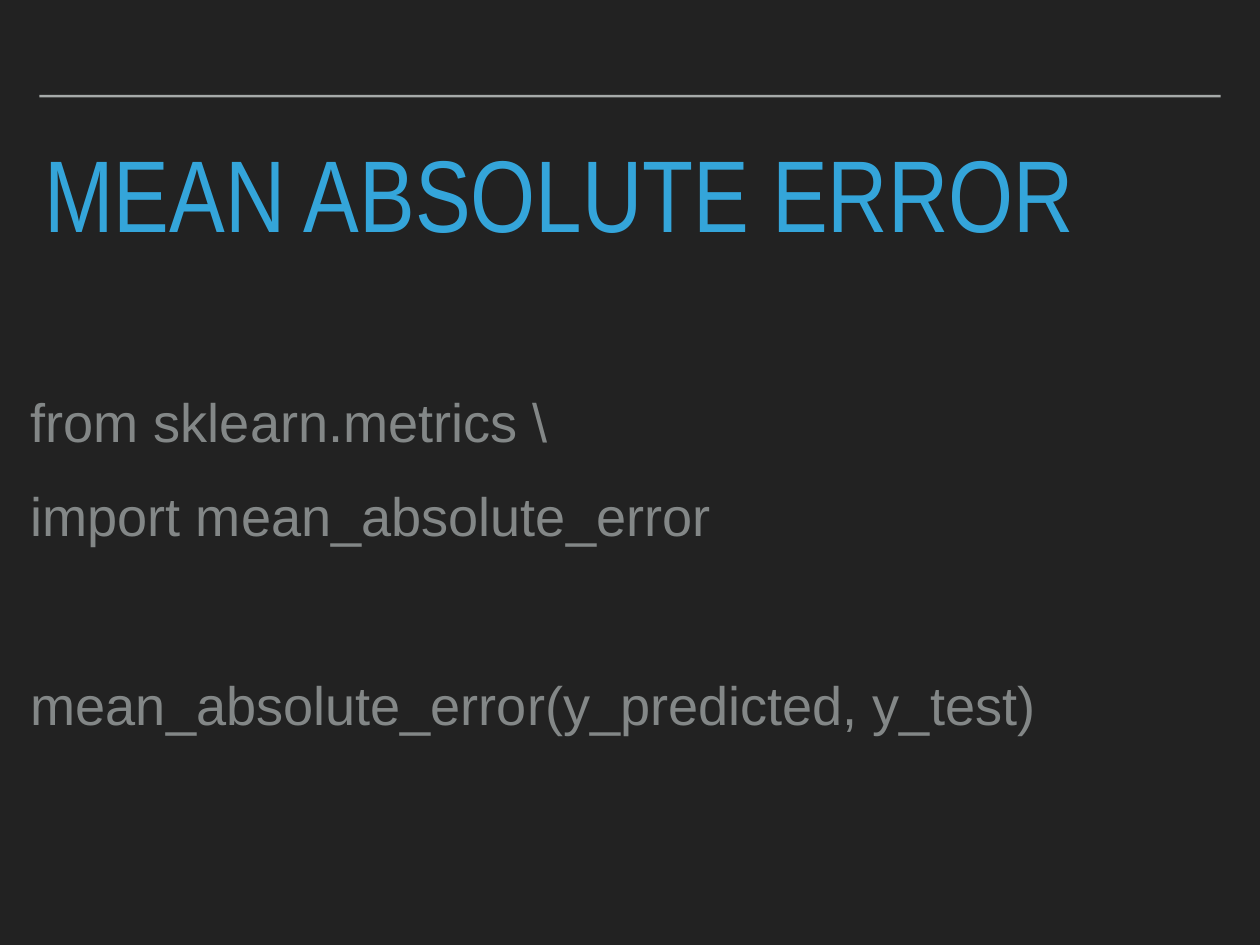
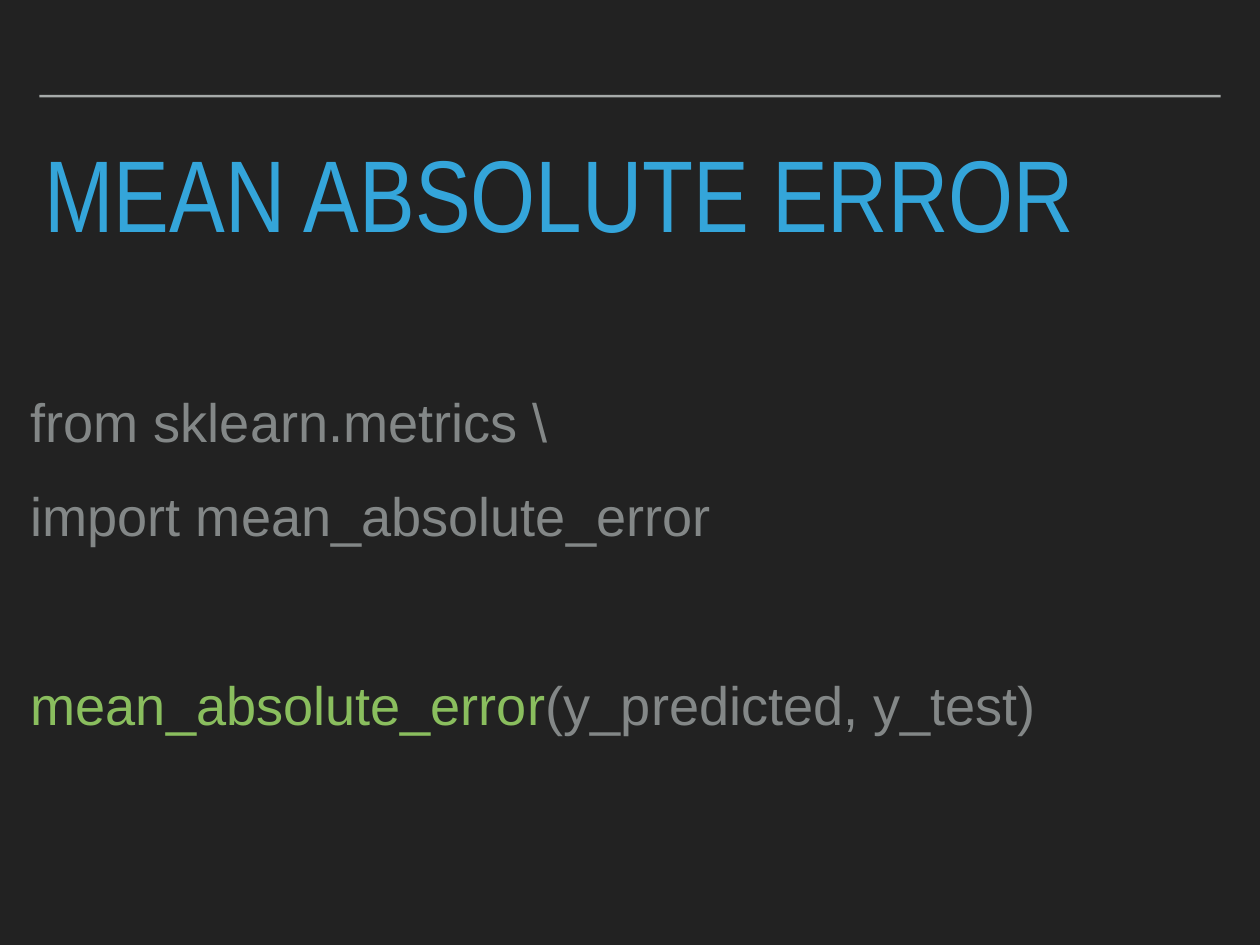
Before and after one commit to patricks1/noble-machine-learning, a slide deck: slide 58 of Session1/Session1_Slides.pptx (slide 54 before the commit). Drawn at 1260x945 pixels with LibreOffice and Linux fonts; fonts in the diff are those of the drawing. Boxes give left, top, right and bottom in pixels: in the first picture for what was removed or moved away, otherwise in the second. Text is boxed around its words. In the diff, an @@ line names an element or a change of style, - is before the commit and + after.

```diff
--- a/Session1/Session1_Slides.pptx
+++ b/Session1/Session1_Slides.pptx
@@ text at (31,686,1036,735): text colour #838787 to #8ABE5E in "mean_absolute_error(y_predicted," @@
```
Also in this commit, not shown: 2 other slides changed, 6 slides added, 1 other file.
